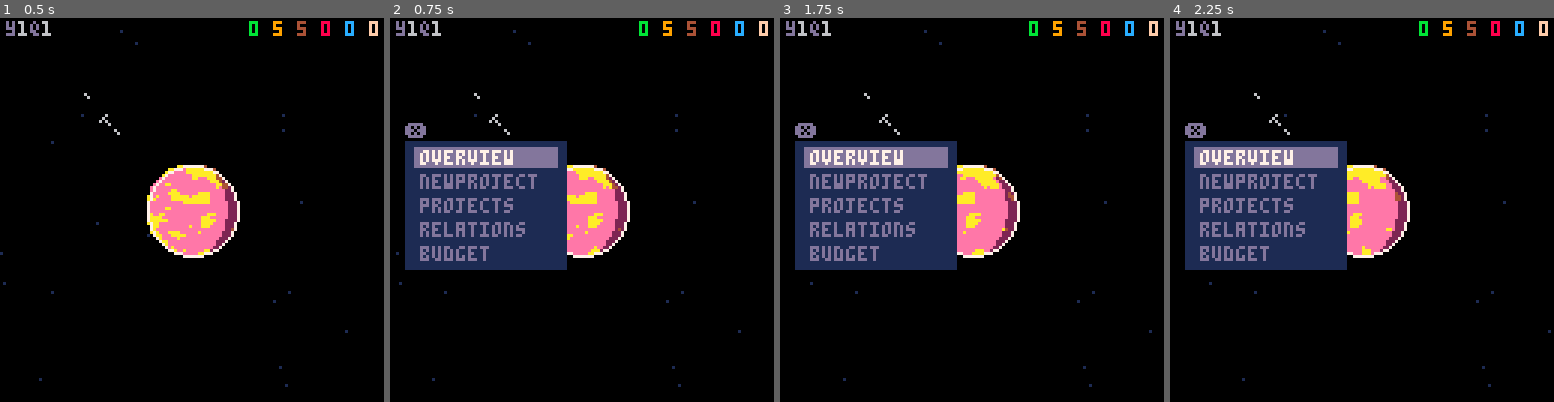
Above: before the commit, frames 1-4 (left to right).
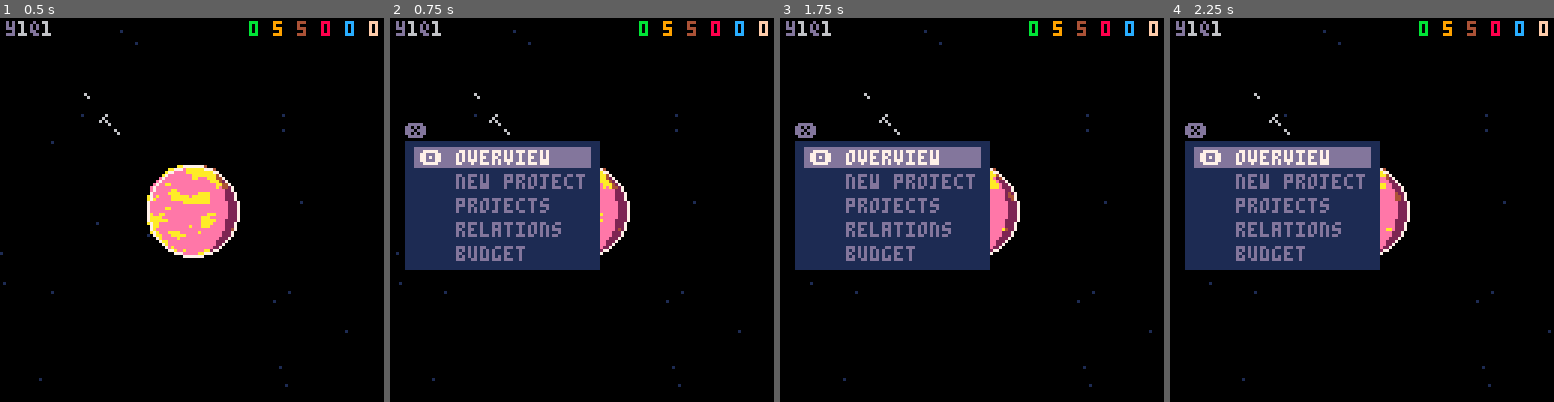
Above: after the commit, the same moments.

Repository: ironchestgames/pico-8-carts
Game: PICO-8 cartridge planetgov.p8
The game is run twice, just before and just after one commit, with the same random seed, the same clock (stepped at 60 frames per second) and the same inputs.
Inputs:
- Up to frame 1 (0.5 s): tap X (X key) at 0.33 s
- Up to frame 2 (0.75 s): tap O (Z key) at 0.7 s
- Up to frame 3 (1.75 s): tap X (X key) at 1.07 s; hold Right from 1.6 s (still down); tap O (Z key) at 1.7 s
- Up to frame 4 (2.25 s): tap X (X key) at 1.85 s; release Right at 2.1 s; tap O (Z key) at 2.1 s; hold Up from 2.15 s (still down)

Frame 1 is identical in both runs. In frame 2, 5.6% of the frame differs, in the area x 7-55%, y 32-66%; in frame 3, 5.6%; in frame 4, 5.6%.

Commit message:
planetgov - minor fixes

Diff:
--- a/planetgov.p8
+++ b/planetgov.p8
@@ -457,15 +457,29 @@
  -- end
 end
 
+function drawmenuopt(_t,_r1,_r3,_y,_selected)
+ local _pre='^d   '
+ if _selected then
+  rectfill(_r1+3,_y-1,_r3-3,_y+5,13)
+  _pre='^7\x8e '
+ end
+ printc(_pre.._t,_r1+5,_y)
+end
+
 function drawmenu(_dialog)
  for _i in all(_dialog.selitems) do
-   local _c=13
    local _y=_dialog.r[4]-(#_dialog.selitems-_i[2]+1)*8+1
-   if _dialog.sel==_i then
-    rectfill(_dialog.r[1]+3,_y-1,_dialog.r[3]-3,_y+5,_c)
-    _c=7
-   end
-   print(_i[3],10+_i[1],_y,_c)
+   drawmenuopt(
+    _i[3],
+    dialog.r[1],
+    dialog.r[3],
+    _y,
+    _dialog.sel==_i)
+   -- if _dialog.sel==_i then
+   --  rectfill(_dialog.r[1]+3,_y-1,_dialog.r[3]-3,_y+5,13)
+   --  _pre='^7\x8e '
+   -- end
+   -- printc(_pre.._i[3],10+_i[1],_y)
 
 
    -- debug draw
@@ -489,7 +503,7 @@
   name='planet',
   selitems={
    {0,1,'overview', onp=function() setdialog('overview') end},
-   {0,2,'newproject', onp=function()
+   {0,2,'new project', onp=function()
     local _t={}
     for _i=1,#opportunites do
      add(_t,{_i,0,onp=function()
@@ -531,7 +545,7 @@
    {0,4,'relations', onp=function() debug('relations') end},
    {0,5,'budget', onp=function() debug('budget') end},
   },
-  r={5,41,58,83},
+  r={5,41,69,83},
   draw=drawmenu,
  },
  overview={
@@ -677,6 +691,13 @@
     _yoff+=5+3
    end
 
+   drawmenuopt(
+    'place project hq',
+    _dialog.r[1],
+    _dialog.r[3],
+    _dialog.r[4]-7,
+    true)
+
   end,
  },
  projects={
